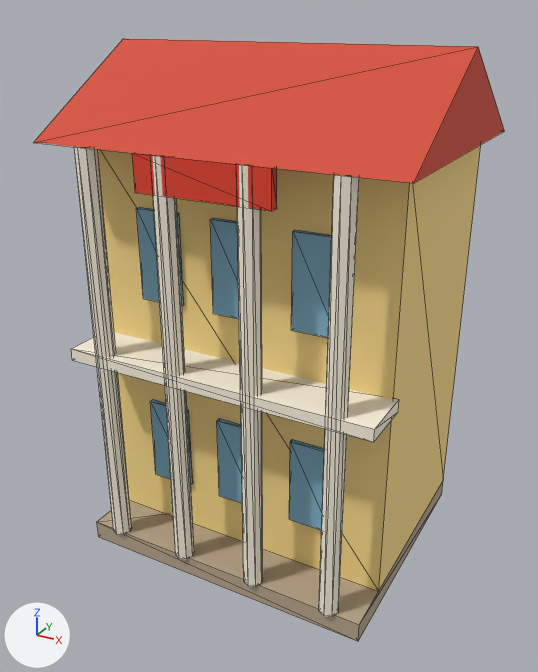
An edit to the glTF model art/export/uy-ban.glb, drawn before and after from the same camera.
One viewpoint serves both versions: a camera (50 mm lens) standing at (4.09, -7.68, 6.58) and looking at (-0.03, -0.19, 2.84). Lighting does not change. The marker at lower left points along +X, +Y and +Z. The first picture is the older version. Mesh edges are drawn as thin lines. Vertices at exactly the same position are counted once.

The first picture shows 'uy-ban'.
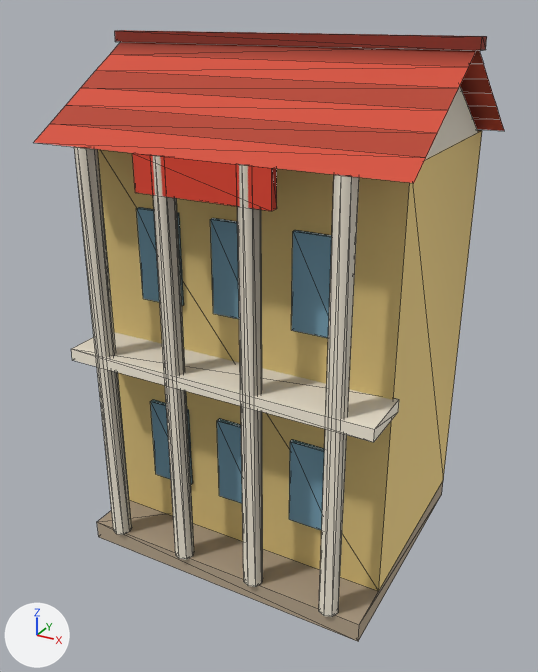
Pixel boxes (x1, y1, x2, y2) of what changed, in the pictures (538 x 672 px):
'uy-ban', reshaped: before (34, 39, 504, 641); after (34, 30, 504, 641)
part 1 of me_cube, added (red): after (115, 30, 487, 50)
part 2 of me_cube, cut back: before (34, 39, 504, 183); after (34, 42, 504, 183)
part 3 of me_cube, recoloured: before (72, 145, 481, 625); after (72, 130, 482, 625)

What changed in the scene script:
```text
Change me_cube:
    used by ob_uy_ban; location = (0.0, 0.0, 0.0)
    remove me_cube.from_pydata(...)  # 150 vertices, 240 faces; spans x -2.15..2.15, y -1.67..1.65, z 0.0..6.25
    add me_cube.from_pydata(...)  # 184 vertices, 270 faces; spans x -2.2..2.2, y -1.67..1.65, z 0.0..6.34
    me_cube part 1: a new loose piece, a box spanning x -2.2..2.2, y -0.09..0.09, z 6.22..6.34, in mat_xom_vertex
    me_cube part 2
    8 faces are deleted
    16 vertices are added at x -2.15..1.9, y -1.4..1.4, z 5.25..6.1
    10 new vertices lie (4.3, 0.0, 0.0) away from vertices in x -2.15, y -1.38..1.38, z 5.42..6.08
    26 new faces join them
    me_cube part 3: 211 kept faces spanning x -1.95..1.95, y -1.67..1.6, z 0.25..5.25 get new vertex colours
```
